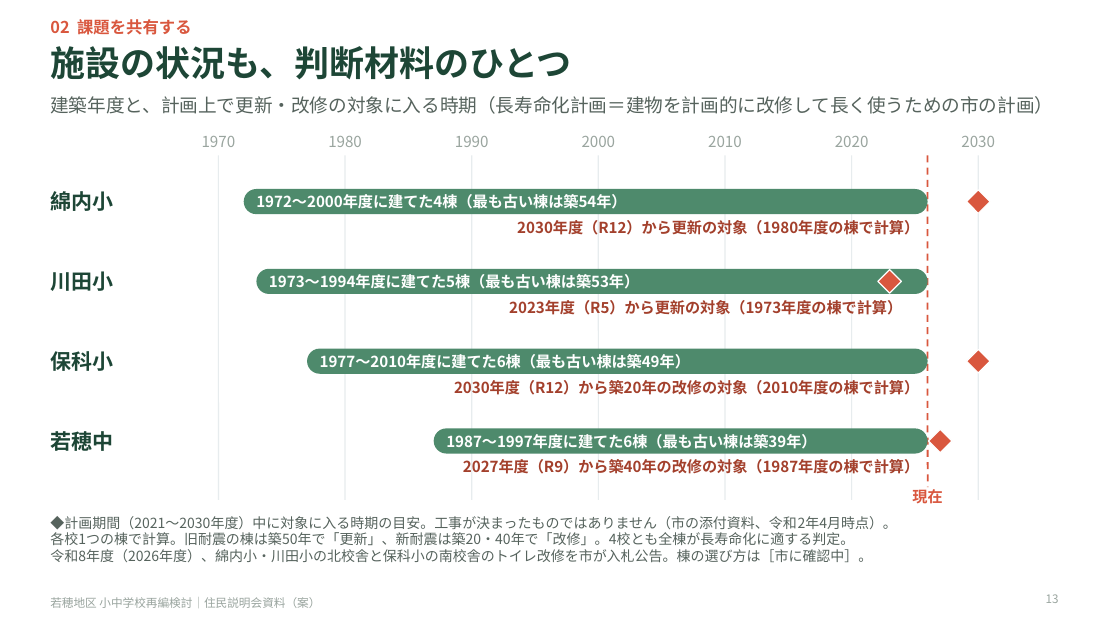
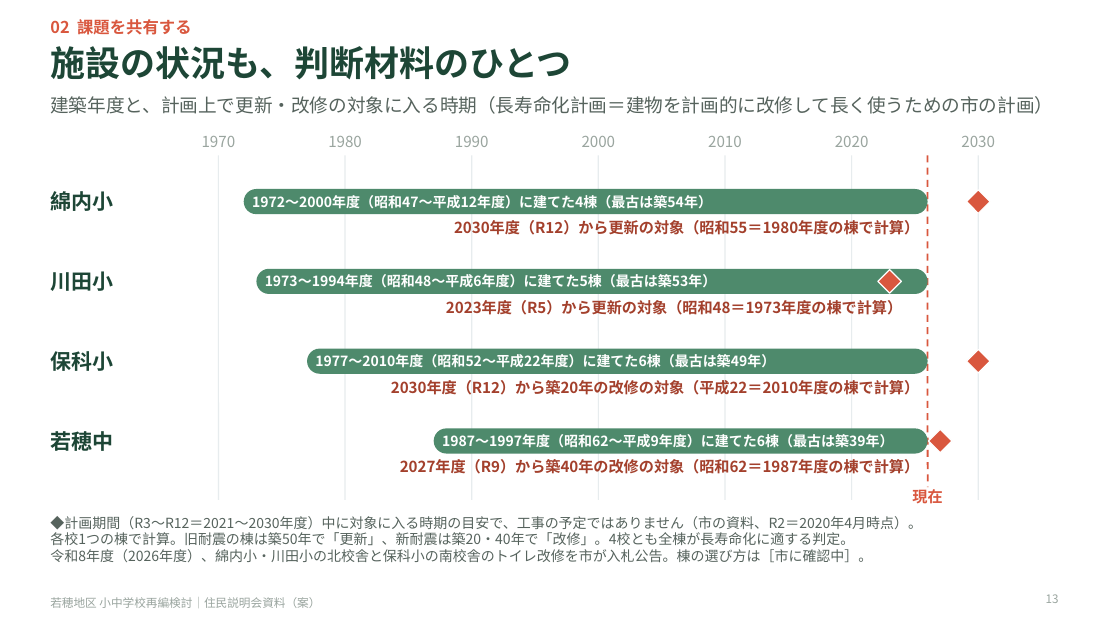
Before and after one commit to Masaki12008/GS, a slide deck: slide 13 of output/若穂地区_住民説明会資料.pptx. Drawn at 1120x630 pixels with LibreOffice and Linux fonts; fonts in the diff are those of the drawing. Boxes give left, top, right and bottom in pixels: in the first picture for what was removed or moved away, otherwise in the second. Text is boxed around its words. In the diff, an @@ line names an element or a change of style, - is before the commit and + after.

```diff
--- a/output/若穂地区_住民説明会資料.pptx
+++ b/output/若穂地区_住民説明会資料.pptx
@@ text at bbox=[252, 195, 712, 209]: text changed; size 13 to 12 pt @@
-1972〜2000年度に建てた4棟（最も古い棟は築54年）
+1972〜2000年度（昭和47〜平成12年度）に建てた4棟（最古は築54年）
@@ text at bbox=[454, 220, 919, 235]: text changed @@
-2030年度（R12）から更新の対象（1980年度の棟で計算）
+2030年度（R12）から更新の対象（昭和55＝1980年度の棟で計算）
@@ text at bbox=[265, 274, 717, 288]: text changed; size 13 to 12 pt @@
-1973〜1994年度に建てた5棟（最も古い棟は築53年）
+1973〜1994年度（昭和48〜平成6年度）に建てた5棟（最古は築53年）
@@ text at bbox=[446, 300, 902, 315]: text changed @@
-2023年度（R5）から更新の対象（1973年度の棟で計算）
+2023年度（R5）から更新の対象（昭和48＝1973年度の棟で計算）
@@ text at bbox=[315, 354, 775, 368]: text changed; size 13 to 12 pt @@
-1977〜2010年度に建てた6棟（最も古い棟は築49年）
+1977〜2010年度（昭和52〜平成22年度）に建てた6棟（最古は築49年）
@@ text at bbox=[391, 380, 919, 395]: text changed @@
-2030年度（R12）から築20年の改修の対象（2010年度の棟で計算）
+2030年度（R12）から築20年の改修の対象（平成22＝2010年度の棟で計算）
@@ text at bbox=[442, 434, 894, 448]: text changed; size 13 to 12 pt @@
-1987〜1997年度に建てた6棟（最も古い棟は築39年）
+1987〜1997年度（昭和62〜平成9年度）に建てた6棟（最古は築39年）
@@ text at bbox=[400, 459, 919, 474]: text changed @@
-2027年度（R9）から築40年の改修の対象（1987年度の棟で計算）
+2027年度（R9）から築40年の改修の対象（昭和62＝1987年度の棟で計算）
@@ text at bbox=[50, 516, 922, 529]: text changed @@
-◆計画期間（2021〜2030年度）中に対象に入る時期の目安。工事が決まったものではありません（市の添付資料、令和2年4月時点）。
+◆計画期間（R3〜R12＝2021〜2030年度）中に対象に入る時期の目安で、工事の予定ではありません（市の資料、R2＝2020年4月時点）。
```
Also in this commit, not shown: 18 other slides changed, 7 other files.
